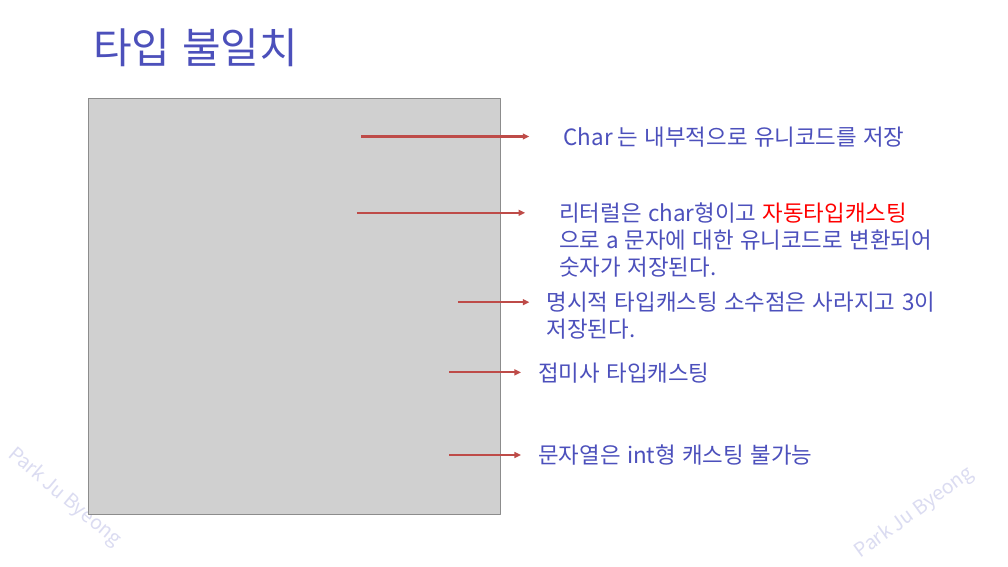
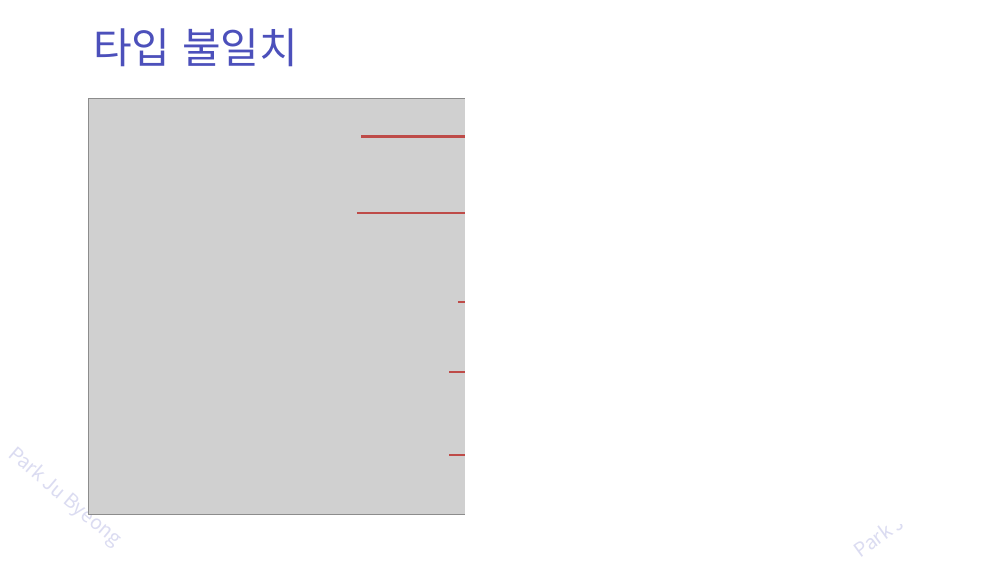
Before and after one commit to zest132/JavaLecture, a slide deck: slide 52 of JavaLecture/LectureFile/java 1강 변수.pptx (slide 50 before the commit). Drawn at 1008x567 pixels with LibreOffice and Linux fonts; fonts in the diff are those of the drawing; grey boxes stand for pictures. Boxes give left, top, right and bottom in pixels: in the first picture for what was removed or moved away, otherwise in the second. Text is boxed around its words. In the diff, an @@ line names an element or a change of style, - is before the commit and + after.

```diff
--- a/JavaLecture/LectureFile/java 1강 변수.pptx
+++ b/JavaLecture/LectureFile/java 1강 변수.pptx
@@ rectangle added at [466,86,979,523], fill #FFFFFF, outline #FFFFFF 2 pt @@
@@ text removed at [564,126,904,147] @@
-Char 는 내부적으로 유니코드를 저장
@@ text removed at [559,202,931,277] @@
-리터럴은 char형이고 자동타입캐스팅 으로 a 문자에 대한 유니코드로 변환되어 숫자가 저장된다.
@@ text removed at [547,291,935,339] @@
-명시적 타입캐스팅 소수점은 사라지고 3이 저장된다.
@@ text removed at [538,362,709,383] @@
-접미사 타입캐스팅
@@ text removed at [538,444,812,465] @@
-문자열은 int형 캐스팅 불가능
```
Also in this commit, not shown: 10 other slides changed, 2 slides added, 2 other files.
